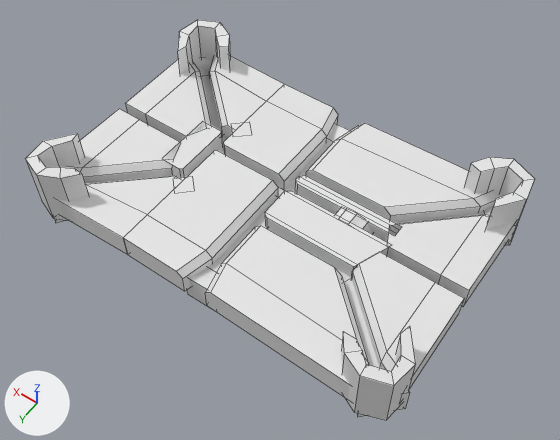
Renders of the FBX model Assets/VRCBilliardsCE/Models/MetalTableColliders.fbx from each side of a commit.
Both versions are drawn from a 50 mm camera at (-1.8, 2.5, 3.62) aimed at (-0.07, 0.07, -0.2). Every picture has the same lights, and +X, +Y and +Z are marked at lower left. Mesh edges are drawn as thin lines on the coarser meshes.

Names of what the first picture shows: 'cornerBox', 'railingCollider.004', 'railingCollider.007', 'railingCollider.008', 'railingCollider.009', 'railingCollider.010', 'railingCollider.014', 'railingCollider.020', 'railingCollider.021', 'railingCollider.025', 'railingCollider.030', 'railingCollider.033'.
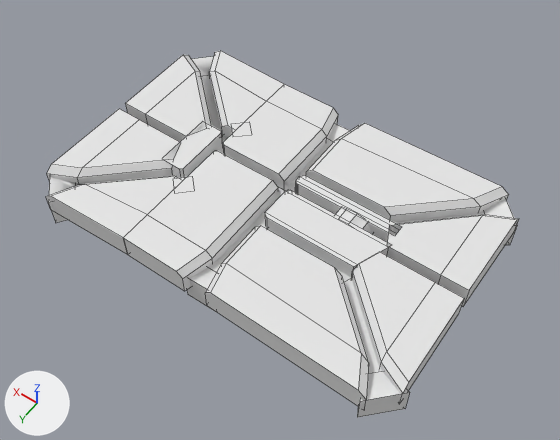
The change, as JSON lines over the scene's bpy script:
```json
{"block": "me_cube_008", "where": "# used by ob_railingcollider_007; location = (0.0, 0.0, 0.0)"}
{"op": "remove", "block": "me_cube_008", "code": "me_cube_008.from_pydata(...)  # 31 vertices, 23 faces; spans x -1.294..-0.036, y -0.701..-0.035, z -0.203..-0.031"}
{"op": "add", "block": "me_cube_008", "code": "me_cube_008.from_pydata(...)  # 45 vertices, 30 faces; spans x -1.294..-0.038, y -0.701..-0.035, z -0.203..-0.031"}
{"block": "me_cube_008", "change": "me_cube_008 part 1: 4 vertices moved from x -0.065..-0.036, y -0.14..-0.119, z -0.203..-0.031 to x -0.07..-0.041, y -0.141..-0.12, z -0.203..-0.031; 14 vertices added at x -0.066..-0.043, y -0.135..-0.12, z -0.203..-0.031"}
{"block": "me_cube_011", "where": "# used by ob_railingcollider_010; location = (0.0, 0.0, 0.0)"}
{"op": "remove", "block": "me_cube_011", "code": "me_cube_011.from_pydata(...)  # 31 vertices, 26 faces; spans x -1.294..-0.035, y -0.057..0.701, z -0.203..-0.031"}
{"op": "add", "block": "me_cube_011", "code": "me_cube_011.from_pydata(...)  # 45 vertices, 33 faces; spans x -1.294..-0.035, y -0.057..0.701, z -0.203..-0.031"}
{"block": "me_cube_011", "change": "me_cube_011 part 2: 4 vertices moved from x -0.069..-0.035, y -0.056..-0.029, z -0.203..-0.031 to x -0.072..-0.039, y -0.055..-0.029, z -0.203..-0.031; 14 vertices added at x -0.066..-0.04, y -0.055..-0.035, z -0.203..-0.031"}
{"op": "remove", "block": "ob_cornerbox", "code": ["ob_cornerbox = bpy.data.objects.new('cornerBox', me_cube_051)", "ob_cornerbox.location = (0.0, 0.0, 0.0)"]}
```

What differs and where, as boxes (x1, y1, x2, y2) in the pictures (560 x 440 px):
```json
{"object": "railingCollider.010", "change": "reshaped", "before": [265, 191, 464, 389], "after": [265, 190, 464, 404], "on screen": "8% taller"}
{"object": "cornerBox", "change": "deleted", "before": [26, 20, 535, 420]}
{"object": "railingCollider.007", "change": "reshaped", "before": [295, 176, 516, 307], "after": [295, 176, 519, 307]}
{"part": 1, "of": "me_cube_008", "change": "built on", "before": [295, 177, 398, 242], "after": [295, 177, 398, 242]}
{"part": 2, "of": "me_cube_011", "change": "built on", "before": [265, 191, 391, 264], "after": [265, 190, 391, 264]}
```
